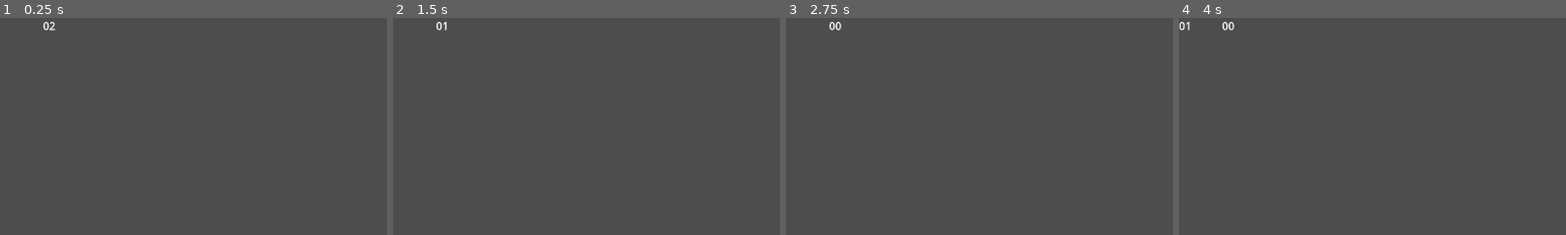
Above: before the commit, frames 1-4 (left to right).
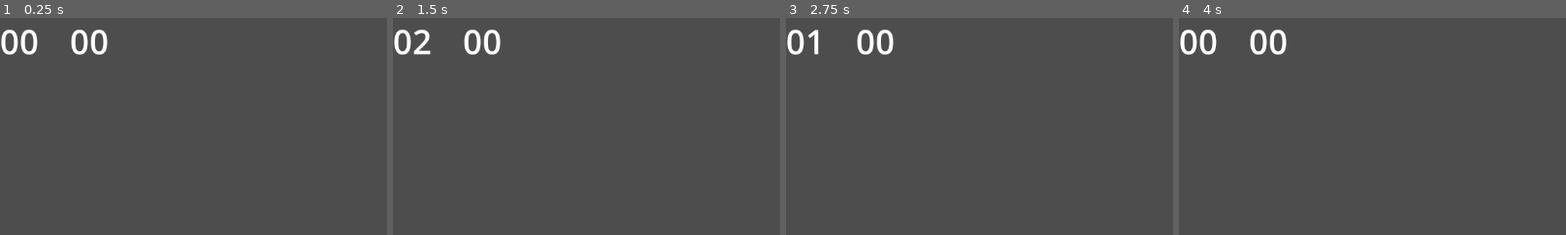
Above: after the commit, the same moments.

Repository: LukaBazooka/Mexican-Standoff
Game: Godot game, scene res://Duel.tscn
Two runs of this game, one before a commit and one after it. Both use one fixed random seed, a clock stepped at 60 frames per second and the inputs below.
Inputs:
- Up to frame 1 (0.25 s): no input
- Up to frame 2 (1.5 s): tap Enter at 0.5 s; hold Right (right_player_block) 0.53-1.28 s; tap 0 at 0.6 s; tap 1 at 0.8, 1.35 s; hold S (left_player_down) from 1.28 s (still down)
- Up to frame 3 (2.75 s): tap 4 at 1.55, 2.1 s; tap Space at 2 s; release S (left_player_down) at 2.03 s; hold Right (right_player_block) from 2.03 s (still down); tap 2 at 2.3 s
- Up to frame 4 (4 s): tap Enter at 2.75 s; release Right (right_player_block) at 2.78 s; hold W (left_player_up) 2.78-3.53 s; tap 2 at 2.85 s; tap 3 at 3.05, 3.6 s; tap Space at 3.5 s; hold A (left_player_block) from 3.53 s (still down); tap 5 at 3.8 s
The pictures show only the part of the screen within x 0-50%, y 0-50%; the shares and areas given below are measured in that part.

The runs differ from the first frame. In frame 1, 1.3% of the frame differs, in the area x 0-28%, y 1-17%; in frame 2, 1.2%; in frame 3, 1.1%; in frame 4, 1.3%.

Commit message:
new system for handling events

Diff:
--- a/Duel.gd
+++ b/Duel.gd
@@ -12,6 +12,13 @@
 var lp_lower_block = false
 var rp_lower_block = false
 
+
+var lp_action_available = false
+var rp_action_availble = false
+
+var lp_state
+var rp_state
+
 var countdown_value = 3
 @onready var rest_label = $Rest_Display
 @onready var rest_timer = $Rest_Timer
@@ -19,6 +26,8 @@
 # Called when the node enters the scene tree for the first time.
 func _ready():
 	rest_timer.start()
+	left_health = HEALTH
+	right_health = HEALTH
 
 func time_left_rest():
 	var second = int(rest_timer.time_left) % 60
@@ -36,15 +45,13 @@
 
 	if not $DuelTimer.is_stopped():
 		$Duel_Display.text = "%02d" % time_left_duel()
-		handle_collision()
-		handle_lp_input()
-		handle_rp_input()
 
 
-func reset():
+
+
+
+func new_round():
 	$Rest_Timer.start()
-	left_health = HEALTH
-	right_health = HEALTH
 	lp_upper_block = false
 	rp_upper_block = false
 	lp_lower_block = false
@@ -52,8 +59,9 @@
 
 
 
+
+
 func _on_rest_timer_timeout():
-
 	if left_health == 0 and right_health == 0:
 		left_health = 1
 		right_health = 1
@@ -62,90 +70,45 @@
 	if right_health == 0:
 		print("Right player dead")
 	$DuelTimer.start()
+	lp_action_available = true
+	rp_action_availble = true
+
+	$LeftPlayer._rest_timeout()
+	$RightPlayer._rest_timeout()
 
 
 
 func _on_duel_timer_timeout():
-	reset()
-
-func handle_lp_input():
-	if Input.is_action_pressed("left_player_draw"):
-		check_rp_block()
-		if Input.is_action_pressed("left_player_up") and Input.is_action_just_pressed("left_player_shoot"):
-			#upper
-			if rp_upper_block:
-				print("Right Player Blocks Head")
-
-			else:
-				print("Right player gets headshot")
-				right_health -= HEAD_SHOT
-
-		if Input.is_action_pressed("left_player_straight") and Input.is_action_just_pressed("left_player_shoot"):
-			#left player shoots straight
-
-			if rp_upper_block:
-				print("Right Player Blocks Torso")
-
-			else:
-				print("Right player gets shot in the torso")
-				right_health -= BODY_SHOT
-
-		if Input.is_action_pressed("left_player_down") and Input.is_action_just_pressed("left_player_shoot"):
-			#left player shoots Down
-
-			if rp_lower_block:
-				print("Right Player Blocks Legs")
-
-			else:
-				print("Right player gets shot in the legs")
-				right_health -= LEG_SHOT
-
-	if Input.is_action_pressed("left_player_block"):
-		if Input.is_action_pressed("left_player_down"):
-			lp_lower_block = true
-
-		else:
-			lp_upper_block = true
-
-func handle_rp_input():
-	if Input.is_action_pressed("right_player_draw"):
-		if Input.is_action_pressed("right_player_up") and Input.is_action_just_pressed("right_player_shoot"):
-		# right player shoots up
-			if lp_upper_block:
-				print("Left Player Blocks Head")
-
-			else:
-				print("Left player gets headshot")
-				left_health -= HEAD_SHOT
-		if Input.is_action_pressed("right_player_straight") and Input.is_action_just_pressed("right_player_shoot"):
-			#right player shoots straihgt
-			if lp_upper_block:
-				print("Left Player Blocks Torso")
-
-			else:
-				print("Left player gets shot in the torso")
-				left_health -= BODY_SHOT
-
-		if Input.is_action_pressed("right_player_down") and Input.is_action_just_pressed("right_player_shoot"):
-			if lp_lower_block:
-				print("Left Player Blocks Legs")
-
-			else:
-				print("Left player gets shot in the legs")
-				left_health -= LEG_SHOT
+	new_round()
+	$LeftPlayer._duel_timeout()
+	$RightPlayer._duel_timeout()
 
 
-func check_rp_block():
-	if Input.is_action_pressed("right_player_block"):
-		if Input.is_action_pressed("right_player_down"):
-			rp_lower_block = true
-
-		else:
-			rp_upper_block = true
+func _on_left_player_pass_up(data):
+	lp_state = data
 
 
-func handle_collision():
-	if Input.is_action_pressed("left_player_draw") and  Input.is_action_pressed("right_player_draw"):
-		if Input.is_action_pressed("left_player_up") and Input.is_action_pressed("right_player_up"):
-			if Input.is_action_pressed("left_player_shoot") and Input.is_action_pressed("right_player_shoot"):
-				print("Bullets collid mid-air")
+func _on_right_player_pass_up(data):
+	rp_state = data
+
+func handle_headshot():
+	if rp_state == 4 and lp_state == 4:
+		print("collide")
+
+	if rp_state == 4:
+		if lp_state == 2 or lp_state == 3:
+			print("rp misses lp")
+		else:
+			print("lp gets headshot")
+	if lp_state == 4:
+		if rp_state == 2 or rp_state == 3:
+			print("lp misses rp")
+		else:
+			print("rp gets headshot")
+
+func handle_bodyshot():
+	if lp_state == 5 and rp_state == 5:
+		print("both players get body shot")
+
+	elif lp_state == 5:
+		pass
--- a/Duel.tscn
+++ b/Duel.tscn
@@ -1,27 +1,37 @@
-[gd_scene load_steps=2 format=3 uid="uid://cu7y1y78b6e1o"]
+[gd_scene load_steps=4 format=3 uid="uid://cu7y1y78b6e1o"]
 
 [ext_resource type="Script" path="res://Duel.gd" id="1_fkpxe"]
+[ext_resource type="PackedScene" uid="uid://cq7ijqwtmu4xm" path="res://LeftPlayer.tscn" id="2_5t8go"]
+[ext_resource type="PackedScene" uid="uid://l57e687gwuyg" path="res://right_player.tscn" id="2_ow1s3"]
 
 [node name="Node2D" type="Node2D"]
 script = ExtResource("1_fkpxe")
 
 [node name="Rest_Timer" type="Timer" parent="."]
+one_shot = true
+
+[node name="DuelTimer" type="Timer" parent="."]
 wait_time = 3.0
 one_shot = true
 
-[node name="DuelTimer" type="Timer" parent="."]
-wait_time = 2.0
-one_shot = true
-
 [node name="Duel_Display" type="Label" parent="."]
-offset_right = 40.0
-offset_bottom = 23.0
+offset_right = 64.0
+offset_bottom = 32.0
+theme_override_font_sizes/font_size = 50
+text = "00"
 
 [node name="Rest_Display" type="Label" parent="."]
-offset_left = 64.0
-offset_right = 104.0
-offset_bottom = 23.0
+offset_left = 104.0
+offset_right = 144.0
+offset_bottom = 24.0
+theme_override_font_sizes/font_size = 50
 text = "00"
+
+[node name="LeftPlayer" parent="." instance=ExtResource("2_5t8go")]
+
+[node name="RightPlayer" parent="." instance=ExtResource("2_ow1s3")]
 
 [connection signal="timeout" from="Rest_Timer" to="." method="_on_rest_timer_timeout"]
 [connection signal="timeout" from="DuelTimer" to="." method="_on_duel_timer_timeout"]
+[connection signal="pass_up" from="LeftPlayer" to="." method="_on_left_player_pass_up"]
+[connection signal="pass_up" from="RightPlayer" to="." method="_on_right_player_pass_up"]
--- /dev/null
+++ b/LP_Duel.gd
@@ -0,0 +1,75 @@
+extends Node2D
+
+#Key0 == draw, key4 == shoot
+var head_sequence = [KEY_0, KEY_1, KEY_4]
+var body_sequence = [KEY_0, KEY_2, KEY_4]
+var leg_sequence = [KEY_0, KEY_3, KEY_4]
+
+#key5 == block
+var block_sequence = [KEY_5, KEY_1]
+var block_legs_sequence = [KEY_5, KEY_3]
+var input_buffer = []
+var lp_action_available = false
+var duel = false
+
+var countdown_value = 3
+# Called when the node enters the scene tree for the first time.
+func _ready():
+	pass
+
+func _rest_timeout():
+	duel = true
+	input_buffer.clear()
+
+
+func _duel_timeout():
+	duel = false
+
+# Called every frame. 'delta' is the elapsed time since the previous frame.
+func _process(delta):
+	if duel:
+		if Input.is_action_just_pressed("left_player_draw"):
+			handle_input(KEY_0)
+		elif Input.is_action_just_pressed("left_player_up"):
+			handle_input(KEY_1)
+		elif Input.is_action_just_pressed("left_player_straight"):
+			handle_input(KEY_2)
+		elif Input.is_action_just_pressed("left_player_down"):
+			handle_input(KEY_3)
+		elif Input.is_action_just_pressed("left_player_shoot"):
+			handle_input(KEY_4)
+		elif Input.is_action_just_pressed("left_player_block"):
+			handle_input(KEY_5)
+
+
+
+func handle_input(key):
+	input_buffer.append(key)
+	if duel:
+		if input_buffer == block_legs_sequence:
+			emit_signal("pass_up", 2)
+			duel = false
+			print("block legs")
+
+		elif input_buffer == block_sequence:
+			emit_signal("pass_up", 3)
+			duel = false
+			print("Blcok")
+
+		elif input_buffer == head_sequence:
+			emit_signal("pass_up", 4)
+			duel = false
+			print("headshot")
+
+		elif input_buffer == body_sequence:
+			emit_signal("pass_up", 5)
+			duel = false
+			print("body shot")
+
+		elif input_buffer == leg_sequence:
+			emit_signal("pass_up", 6)
+			duel = false
+			print("leg shot")
+
+
+signal pass_up(data)
--- /dev/null
+++ b/LeftPlayer.tscn
@@ -0,0 +1,6 @@
+[gd_scene load_steps=2 format=3 uid="uid://cq7ijqwtmu4xm"]
+
+[ext_resource type="Script" path="res://LP_Duel.gd" id="1_q02c1"]
+
+[node name="LeftPlayer" type="Node2D"]
+script = ExtResource("1_q02c1")
--- /dev/null
+++ b/RP_Duel.gd
@@ -0,0 +1,81 @@
+extends Node2D
+
+#Key0 == draw, key4 == shoot
+var head_sequence = [KEY_0, KEY_1, KEY_4]
+var body_sequence = [KEY_0, KEY_2, KEY_4]
+var leg_sequence = [KEY_0, KEY_3, KEY_4]
+
+#key5 == block
+var block_sequence = [KEY_5, KEY_1]
+var block_legs_sequence = [KEY_5, KEY_3]
+var input_buffer = []
+
+var duel = false
+
+var countdown_value = 3
+# Called when the node enters the scene tree for the first time.
+func _ready():
+	pass
+
+func _rest_timeout():
+	duel = true
+	input_buffer.clear()
+
+
+func _duel_timeout():
+	duel = false
+
+# Called every frame. 'delta' is the elapsed time since the previous frame.
+func _process(delta):
+	if duel:
+		if Input.is_action_just_pressed("right_player_draw"):
+			handle_input(KEY_0)
+			print("b")
+		elif Input.is_action_just_pressed("right_player_up"):
+			handle_input(KEY_1)
+		elif Input.is_action_just_pressed("right_player_straight"):
+			handle_input(KEY_2)
+		elif Input.is_action_just_pressed("right_player_down"):
+			handle_input(KEY_3)
+		elif Input.is_action_just_pressed("right_player_shoot"):
+			handle_input(KEY_4)
+		elif Input.is_action_just_pressed("right_player_block"):
+			handle_input(KEY_5)
+
+
+
+func handle_input(key):
+	input_buffer.append(key)
+	if duel:
+		if input_buffer == block_legs_sequence:
+			#emit_signal("pass_up", 2)
+			pass_up.emit(2)
+			duel = false
+			print("block legs")
+
+		elif input_buffer == block_sequence:
+			#emit_signal("pass_up", 3)
+			pass_up.emit(3)
+			duel = false
+			print("Blcok")
+
+		elif input_buffer == head_sequence:
+			#emit_signal("pass_up", 4)
+			pass_up.emit(4)
+			duel = false
+			print("headshot")
+
+		elif input_buffer == body_sequence:
+			#emit_signal("pass_up", 5)
+			pass_up.emit(5)
+			duel = false
+			print("body shot")
+
+		elif input_buffer == leg_sequence:
+			#emit_signal("pass_up", 6)
+			pass_up.emit(6)
+			duel = false
+			print("leg shot")
+
+
+signal pass_up(data)
--- /dev/null
+++ b/right_player.tscn
@@ -0,0 +1,6 @@
+[gd_scene load_steps=2 format=3 uid="uid://l57e687gwuyg"]
+
+[ext_resource type="Script" path="res://RP_Duel.gd" id="1_apuax"]
+
+[node name="RightPlayer" type="Node2D"]
+script = ExtResource("1_apuax")
